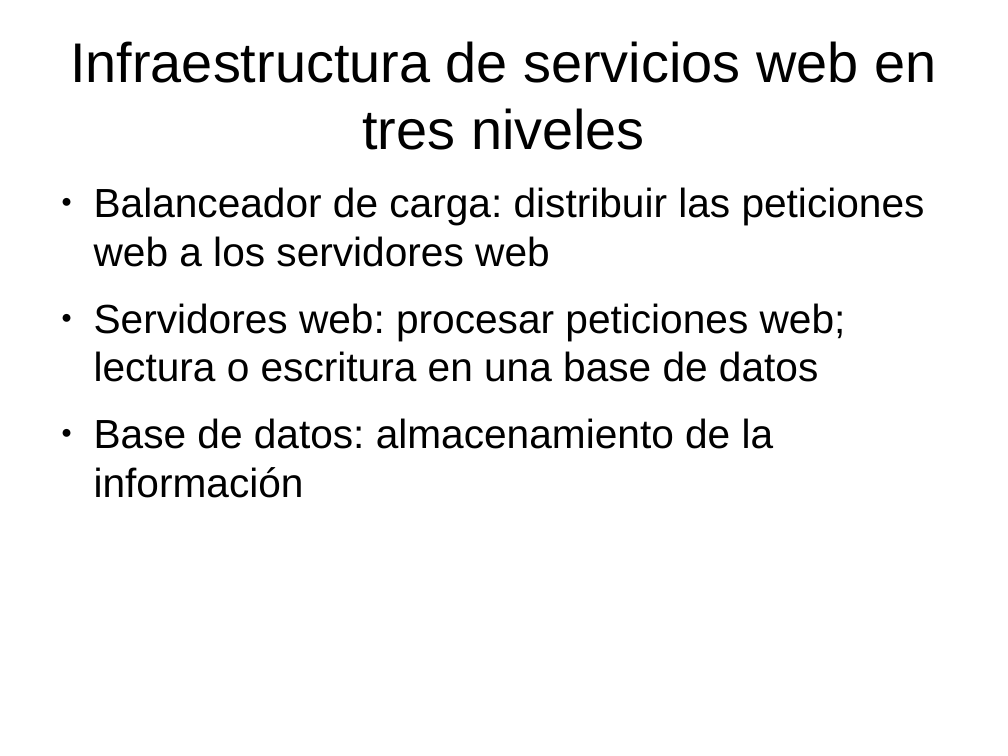
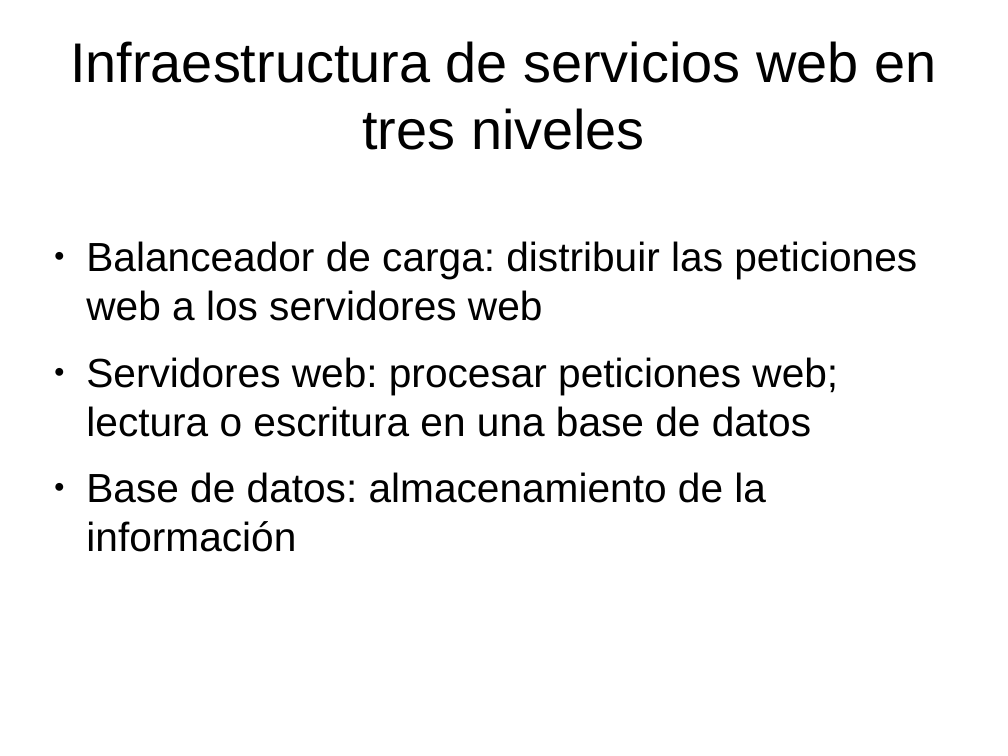
Before and after one commit to dcere/pfc, a slide deck: slide 6 of adm/presentacion/presentacion.odp. Drawn at 1008x756 pixels with LibreOffice and Linux fonts; fonts in the diff are those of the drawing. Boxes give left, top, right and bottom in pixels: in the first picture for what was removed or moved away, otherwise in the second. Text is boxed around its words. In the diff, an @@ line names an element or a change of style, - is before the commit and + after.

```diff
--- a/adm/presentacion/presentacion.odp
+++ b/adm/presentacion/presentacion.odp
@@ text "Balanceador de carga: distribuir las ...": place and size @@
-text "Balanceador de carga: distribuir las ..." at [94,187,925,498]
+text "Balanceador de carga: distribuir las ..." at [86,241,917,552]
```
Also in this commit, not shown: 1 other slide changed, 1 slide added, 1 other file.
